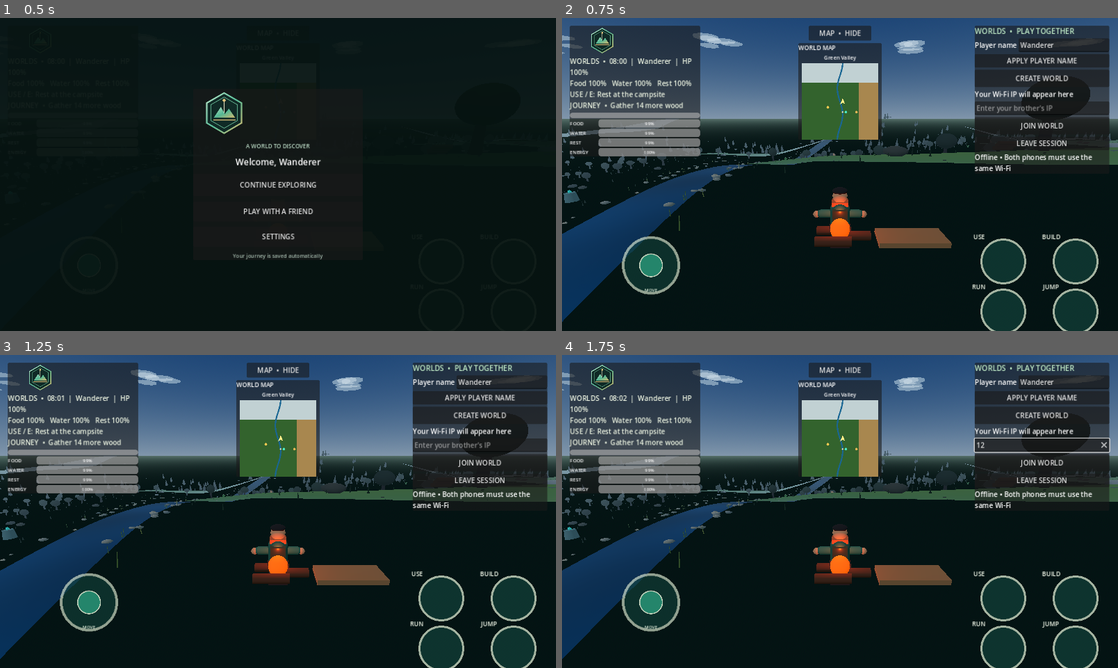
Above: before the commit, frames 1-4 (two rows, left to right).
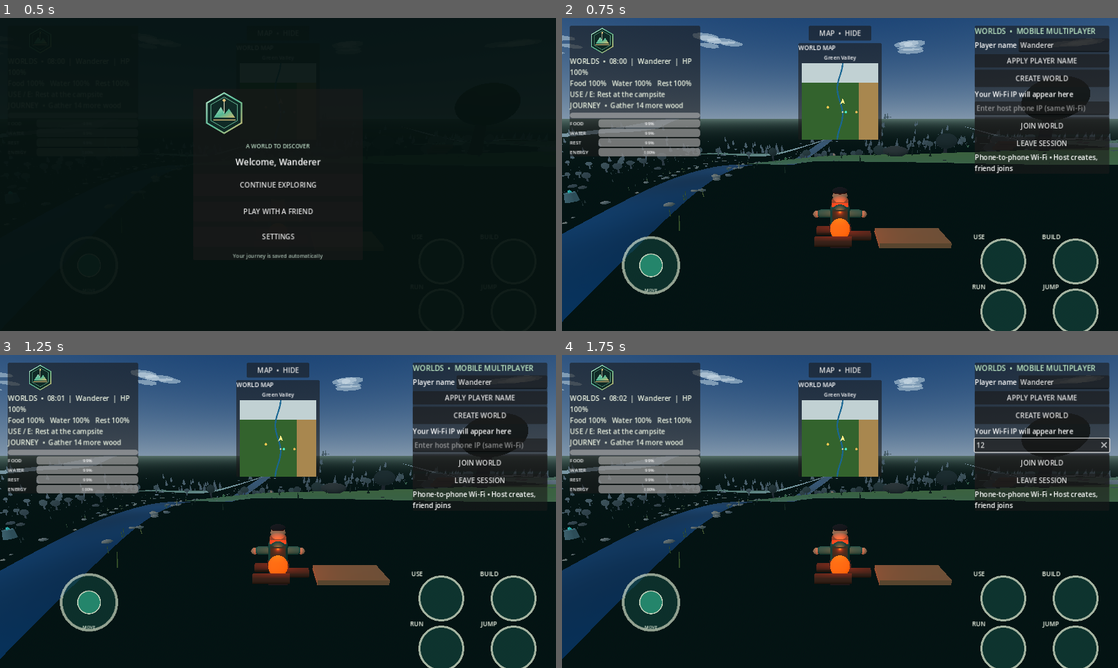
Above: after the commit, the same moments.

Repository: loayh523-lab/WORLDS
Game: Godot game, scene res://scenes/main.tscn
Two runs of this game, one before a commit and one after it. Both use one fixed random seed, a clock stepped at 60 frames per second and the inputs below.
Inputs (mouse positions are in pixels of both pictures, inside the frame that each line leads up to):
- Up to frame 1 (0.5 s): no input
- Up to frame 2 (0.75 s): click "PLAY WITH A FRIEND" at 0.5 s
- Up to frame 3 (1.25 s): no input
- Up to frame 4 (1.75 s): click (1040, 445) at 1.27 s; type "12" at 1.35 s

Frame 1 is identical in both runs. In frame 2, 0.7% of the frame differs, in the area x 74-97%, y 3-50%; in frame 3, 0.7%; in frame 4, 0.6%.

Commit message:
Expand mobile LAN sessions and synchronize player display names

Diff:
--- a/scripts/main.gd
+++ b/scripts/main.gd
@@ -7,7 +7,7 @@
 const JUMP_VELOCITY := 8.0
 const CAMERA_DRAG_SENSITIVITY := 0.006
 const LAN_PORT := 24560
-const LAN_MAX_CLIENTS := 1
+const LAN_MAX_CLIENTS := 7
 const NETWORK_SEND_INTERVAL := 0.05
 const SAVE_PATH := "user://worlds_save.cfg"
 
@@ -86,6 +86,7 @@
 var network_send_timer := 0.0
 var network_remote_players: Dictionary = {}
 var network_remote_targets: Dictionary = {}
+var network_player_names: Dictionary = {1: "Wanderer"}
 var memory_crystal: MeshInstance3D
 var save_elapsed := 0.0
 var quality_index := 0
@@ -1378,7 +1379,7 @@
     network_panel.add_child(column)
 
     var title := Label.new()
-    title.text = "WORLDS  •  PLAY TOGETHER"
+    title.text = "WORLDS  •  MOBILE MULTIPLAYER"
     title.add_theme_color_override("font_color", Color(0.75, 0.92, 0.78))
     title.add_theme_font_size_override("font_size", 17)
     column.add_child(title)
@@ -1413,7 +1414,7 @@
     column.add_child(host_ip_label)
 
     address_input = LineEdit.new()
-    address_input.placeholder_text = "Enter your brother's IP"
+    address_input.placeholder_text = "Enter host phone IP (same Wi-Fi)"
     address_input.virtual_keyboard_enabled = true
     address_input.clear_button_enabled = true
     column.add_child(address_input)
@@ -1430,7 +1431,7 @@
     column.add_child(leave_button)
 
     network_status_label = Label.new()
-    network_status_label.text = "Offline • Both phones must use the same Wi-Fi"
+    network_status_label.text = "Phone-to-phone Wi-Fi • Host creates, friend joins"
     network_status_label.autowrap_mode = TextServer.AUTOWRAP_WORD_SMART
     column.add_child(network_status_label)
     network_panel.visible = false
@@ -3920,11 +3921,13 @@
         return
     var spawn_position := Vector3(18.0, _height_at(18.0, 0.0) + 1.2, float(peer_id % 2) * 3.0 + 2.0)
     _ensure_remote_player(peer_id, spawn_position, 0.0)
+    network_player_names[peer_id] = "PLAYER %d" % peer_id
     rpc("_rpc_spawn_remote_player", peer_id, spawn_position, 0.0)
     _set_network_status("Player connected  •  Waiting for first movement")
 
 func _on_peer_disconnected(peer_id: int) -> void:
     _remove_remote_player(peer_id)
+    network_player_names.erase(peer_id)
     if multiplayer.is_server():
         rpc("_rpc_remove_remote_player", peer_id)
     _set_network_status("A player left the world")
@@ -3933,6 +3936,7 @@
     lan_active = true
     _set_network_status("Connected  •  Synchronizing world...")
     rpc_id(1, "_rpc_request_player_roster")
+    rpc_id(1, "_rpc_submit_player_name", player_name)
     if OS.get_cmdline_user_args().has("--lan-smoke-client"):
         get_tree().create_timer(1.2).timeout.connect(_move_lan_smoke_client)
 
@@ -3980,7 +3984,8 @@
     avatar.add_child(head)
 
     var label := Label3D.new()
-    label.text = "PLAYER %d" % peer_id
+    label.name = "PlayerNameLabel"
+    label.text = str(network_player_names.get(peer_id, "PLAYER %d" % peer_id))
     label.position.y = 2.35
     label.font_size = 30
     label.pixel_size = 0.008
@@ -4049,12 +4054,14 @@
         return
     var requester := multiplayer.get_remote_sender_id()
     rpc_id(requester, "_rpc_spawn_remote_player", 1, player.global_position, player.rotation.y)
+    rpc_id(requester, "_rpc_set_remote_player_name", 1, player_name)
     for peer_id in network_remote_players.keys():
         if int(peer_id) == requester:
             continue
         var avatar: Node3D = network_remote_players[peer_id]
         if is_instance_valid(avatar):
             rpc_id(requester, "_rpc_spawn_remote_player", int(peer_id), avatar.global_position, avatar.rotation.y)
+            rpc_id(requester, "_rpc_set_remote_player_name", int(peer_id), str(network_player_names.get(peer_id, "PLAYER %d" % int(peer_id))))
     rpc_id(requester, "_rpc_set_shared_clock", world_clock)
     rpc_id(requester, "_rpc_set_shared_inventory", shared_inventory)
     for index in range(berry_bushes.size()):
@@ -4067,6 +4074,33 @@
         rpc_id(requester, "_rpc_spawn_building", str(building["type"]), building["position"], float(building["rotation"]))
     if memory_awakened:
         rpc_id(requester, "_rpc_world_memory_activated")
+
+
+@rpc("any_peer", "call_remote", "reliable")
+func _rpc_submit_player_name(requested_name: String) -> void:
+    if not multiplayer.is_server():
+        return
+    var sender := multiplayer.get_remote_sender_id()
+    if sender <= 1:
+        return
+    var clean_name := requested_name.strip_edges().substr(0, 18)
+    if clean_name.is_empty():
+        clean_name = "Wanderer"
+    network_player_names[sender] = clean_name
+    rpc("_rpc_set_remote_player_name", sender, clean_name)
+
+
+@rpc("authority", "call_remote", "reliable")
+func _rpc_set_remote_player_name(peer_id: int, display_name: String) -> void:
+    var clean_name := display_name.strip_edges().substr(0, 18)
+    if clean_name.is_empty():
+        clean_name = "Wanderer"
+    network_player_names[peer_id] = clean_name
+    if network_remote_players.has(peer_id):
+        var avatar := network_remote_players[peer_id] as Node3D
+        var name_label := avatar.find_child("PlayerNameLabel", true, false) as Label3D
+        if name_label:
+            name_label.text = clean_name
 
 @rpc("authority", "call_remote", "reliable")
 func _rpc_spawn_remote_player(peer_id: int, spawn_position: Vector3, facing: float) -> void:
